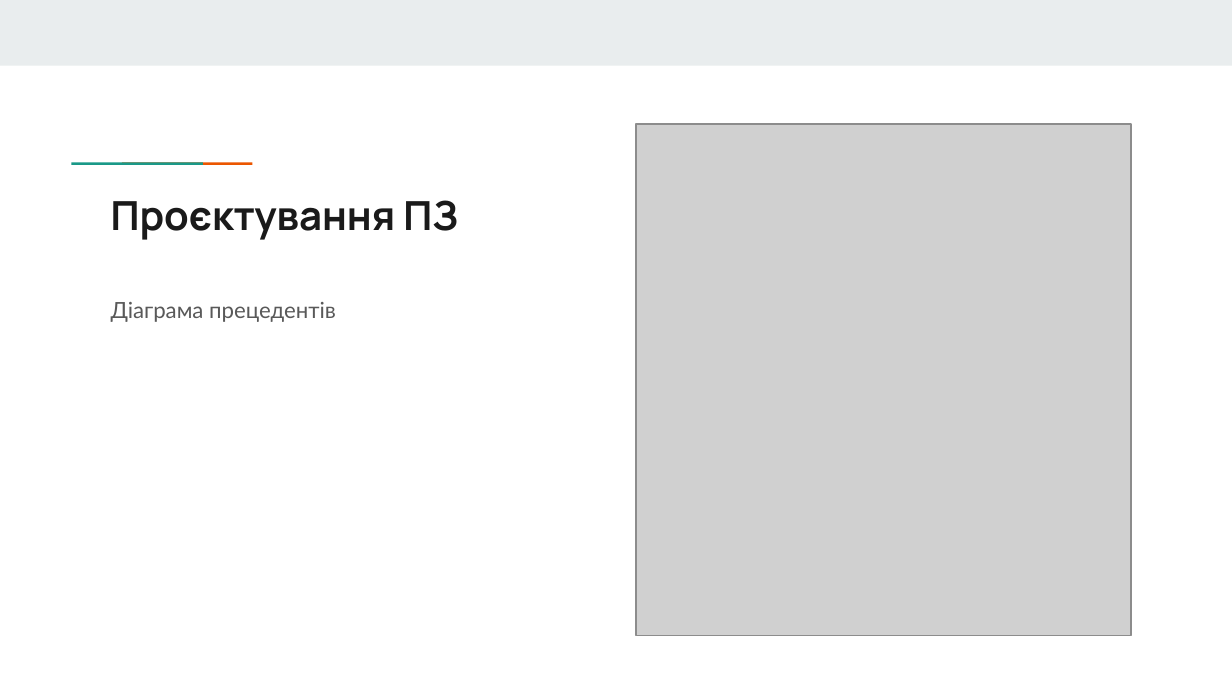
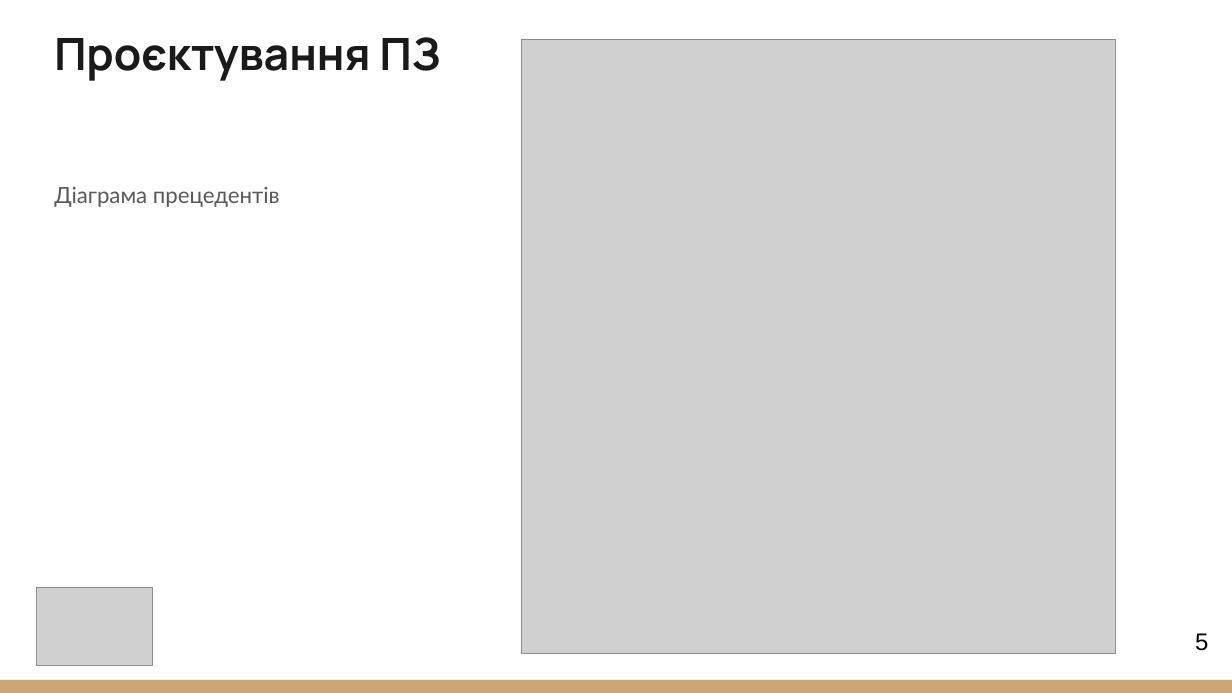
Before and after one commit to NureBalytskyiIhor/CPP, a slide deck: slide 5 of 2025_Б_ККП_ПЗПІ-22-4_Балицький_І_О/2025_Б_ККП_ПЗПІ-22-4_Балицький_І_О.pptx. Drawn at 1232x693 pixels with LibreOffice and Linux fonts; fonts in the diff are those of the drawing; grey boxes stand for pictures. Boxes give left, top, right and bottom in pixels: in the first picture for what was removed or moved away, otherwise in the second. Text is boxed around its words. In the diff, an @@ line names an element or a change of style, - is before the commit and + after.

```diff
--- a/2025_Б_ККП_ПЗПІ-22-4_Балицький_І_О/2025_Б_ККП_ПЗПІ-22-4_Балицький_І_О.pptx
+++ b/2025_Б_ККП_ПЗПІ-22-4_Балицький_І_О/2025_Б_ККП_ПЗПІ-22-4_Балицький_І_О.pptx
@@ rectangle removed at <box>0,0,1232,65</box> @@
@@ title "Проєктування ПЗ": place and size @@
-title "Проєктування ПЗ" at <box>111,200,458,240</box>
+title "Проєктування ПЗ" at <box>54,37,441,81</box>
@@ title "Проєктування ПЗ" at <box>54,37,441,81</box>: size 23.4 to 26 pt; vertical alignment top to bottom @@
@@ picture: place and size @@
-picture at <box>636,124,1131,636</box>
+picture at <box>521,39,1115,653</box>
@@ text "Діаграма прецедентів": place and size @@
-text "Діаграма прецедентів" at <box>111,302,336,322</box>
+text "Діаграма прецедентів" at <box>54,187,280,207</box>
@@ text "Діаграма прецедентів" at <box>54,187,280,207</box>: less space between paragraphs @@
@@ rectangle removed at <box>112,160,163,166</box> @@
@@ rectangle removed at <box>161,160,212,166</box> @@
@@ picture added at <box>36,588,152,667</box> @@
@@ page number added at <box>1195,633,1208,651</box>, 14 pt, text #000000 @@
+5
@@ rectangle added at <box>0,680,1232,693</box>, fill #CCA677 @@
```
Also in this commit, not shown: 21 other slides changed, 2 other files.
